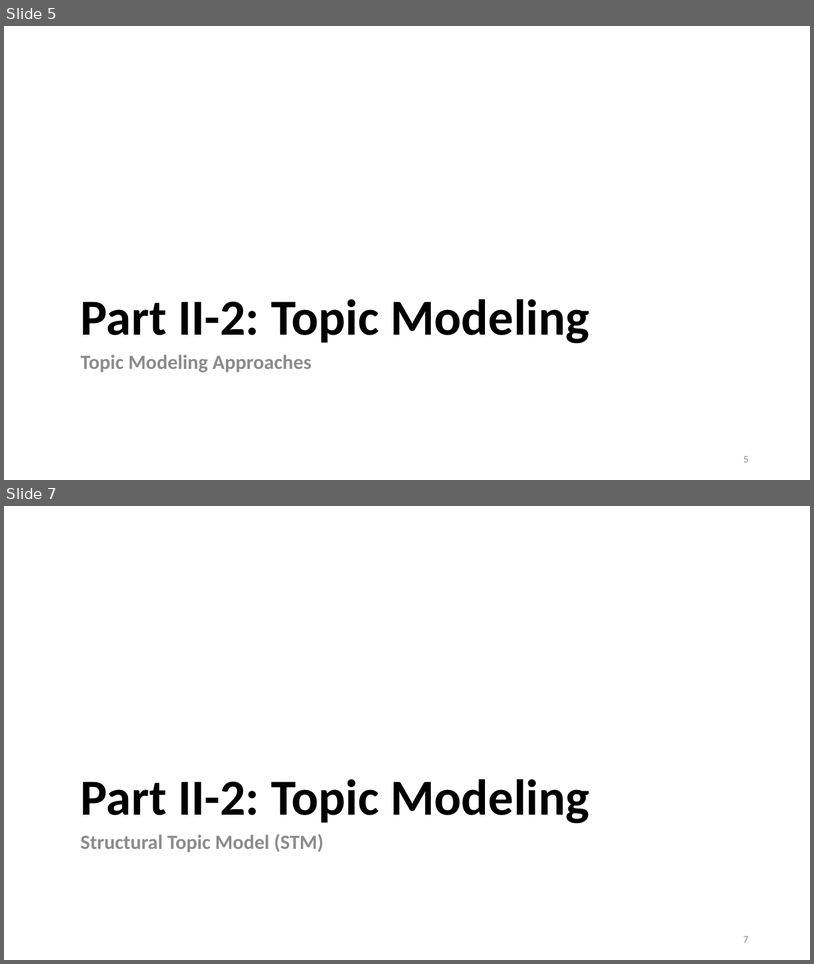
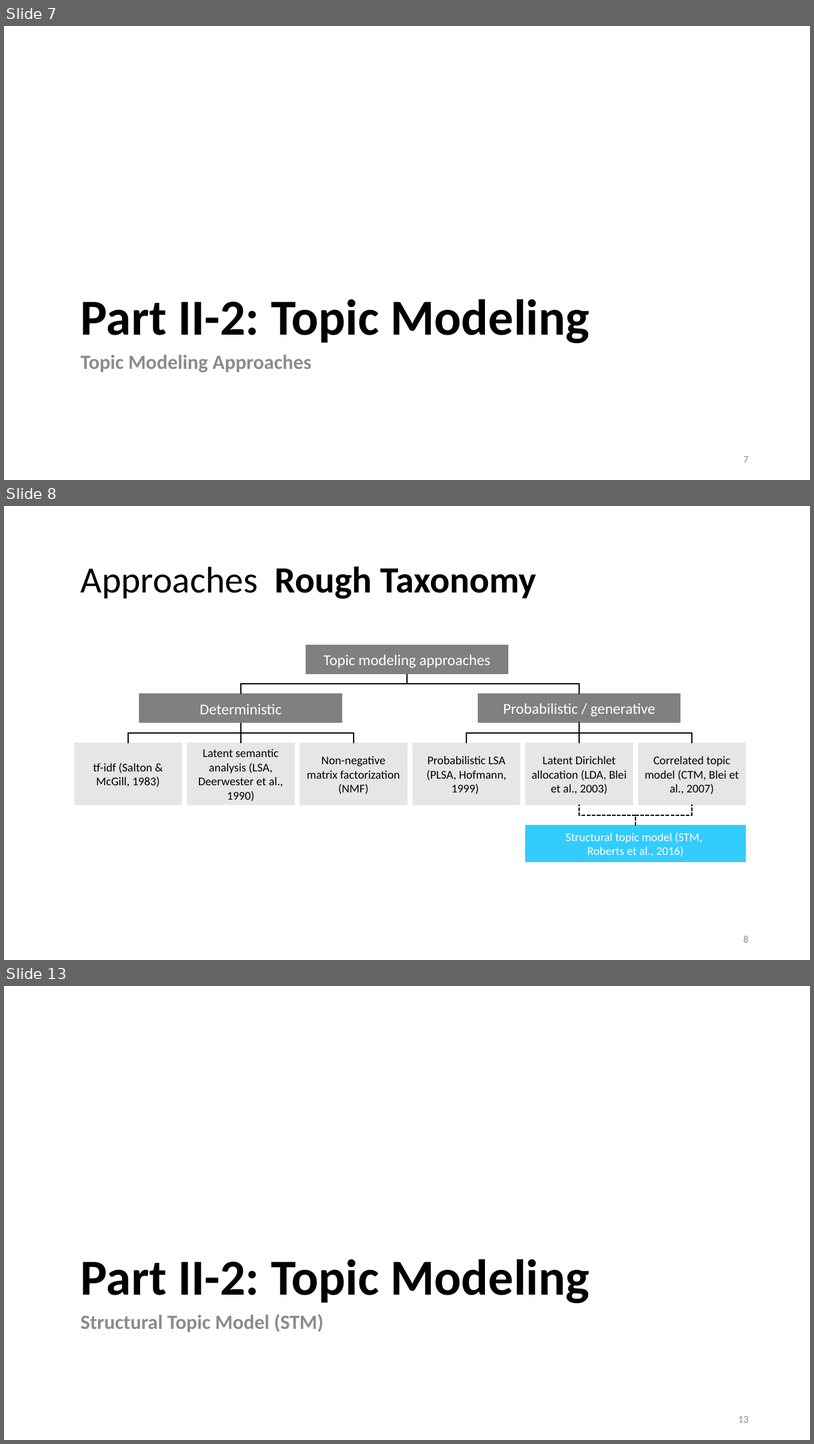
Before and after one commit to lisa-wm/consulting, a slide deck: 5_seminar/Contents_Part_02/slides/slides_II_2.pptx. Shown one above the other, each under a label of ours: slides 5 and 7 before the commit, slides 7, 8 and 13 after it; the slides between them are not shown. The pictures are 814x964 and 814x1444 pixels, drawn with LibreOffice and Linux fonts; fonts in the diff are those of the drawing. Boxes give left, top, right and bottom in pixels: in the first picture for what was removed or moved away, otherwise in the second. Text is boxed around its words. In the diff, an @@ line names an element or a change of style, - is before the commit and + after.

```diff
--- a/5_seminar/Contents_Part_02/slides/slides_II_2.pptx
+++ b/5_seminar/Contents_Part_02/slides/slides_II_2.pptx
@@ slide 8 added at (4, 506, 810, 960), background #FFFFFF @@
@@ title added at (81, 566, 537, 599), 44 pt, text #000000, bold @@
+Approaches Rough Taxonomy
@@ rectangle added at (306, 645, 509, 673), fill #808080, outline #808080 1 pt, 18 pt, text #FFFFFF @@
+Topic modeling approaches
@@ elbow line added from (241, 694) to (408, 673), #000000 1.5 pt @@
@@ elbow line added from (580, 694) to (408, 673), #000000 1.5 pt @@
@@ rectangle added at (140, 694, 342, 723), fill #808080, outline #808080 1 pt, 18 pt, text #FFFFFF @@
+Deterministic
@@ rectangle added at (478, 694, 681, 723), fill #808080, outline #808080 1 pt, 18 pt, text #FFFFFF @@
+Probabilistic / generative
@@ elbow line added from (128, 743) to (241, 723), #000000 1.5 pt @@
@@ elbow line added from (241, 743) to (241, 727), #000000 1.5 pt @@
@@ elbow line added from (241, 723) to (354, 743), #000000 1.5 pt @@
@@ elbow line added from (467, 743) to (580, 723), #000000 1.5 pt @@
@@ elbow line added from (692, 743) to (580, 723), #000000 1.5 pt @@
@@ elbow line added from (580, 743) to (580, 723), #000000 1.5 pt @@
@@ rectangle added at (75, 743, 182, 805), fill #E7E6E6, outline #E7E6E6 1 pt, 14 pt, text #000000 @@
+tf-idf (Salton & McGill, 1983)
@@ rectangle added at (188, 743, 294, 805), fill #E7E6E6, outline #E7E6E6 1 pt, 14 pt, text #000000 @@
+Latent semantic analysis (LSA, Deerwester et al., 1990)
@@ rectangle added at (300, 743, 408, 805), fill #E7E6E6, outline #E7E6E6 1 pt, 14 pt, text #000000 @@
+Non-negative matrix factorization (NMF)
@@ rectangle added at (414, 743, 521, 805), fill #E7E6E6, outline #E7E6E6 1 pt, 14 pt, text #000000 @@
+Probabilistic LSA (PLSA, Hofmann, 1999)
@@ rectangle added at (526, 743, 633, 805), fill #E7E6E6, outline #E7E6E6 1 pt, 14 pt, text #000000 @@
+Latent Dirichlet allocation (LDA, Blei et al., 2003)
@@ rectangle added at (639, 743, 746, 805), fill #E7E6E6, outline #E7E6E6 1 pt, 14 pt, text #000000 @@
+Correlated topic model (CTM, Blei et al., 2007)
@@ elbow line added from (636, 825) to (580, 805), #000000 1.5 pt dashed @@
@@ elbow line added from (636, 825) to (692, 805), #000000 1.5 pt dashed @@
@@ rectangle added at (526, 825, 746, 862), fill #33CCFF, outline #33CCFF 1 pt, 14 pt, text #FFFFFF @@
+Structural topic model (STM,
+Roberts et al., 2016)
@@ page number added at (744, 935, 749, 942), 12 pt, text #8C8C8C @@
+8
@@ what was slide 5 is now slide 7 @@
@@ page number at (744, 456, 749, 462): text changed @@
-5
+7
@@ what was slide 7 is now slide 13 @@
@@ page number at (738, 1416, 749, 1422): text changed @@
-7
+13
```
Also in this commit, not shown: 3 slides changed, 6 other slides added, 1 slide removed, 5 other files.
